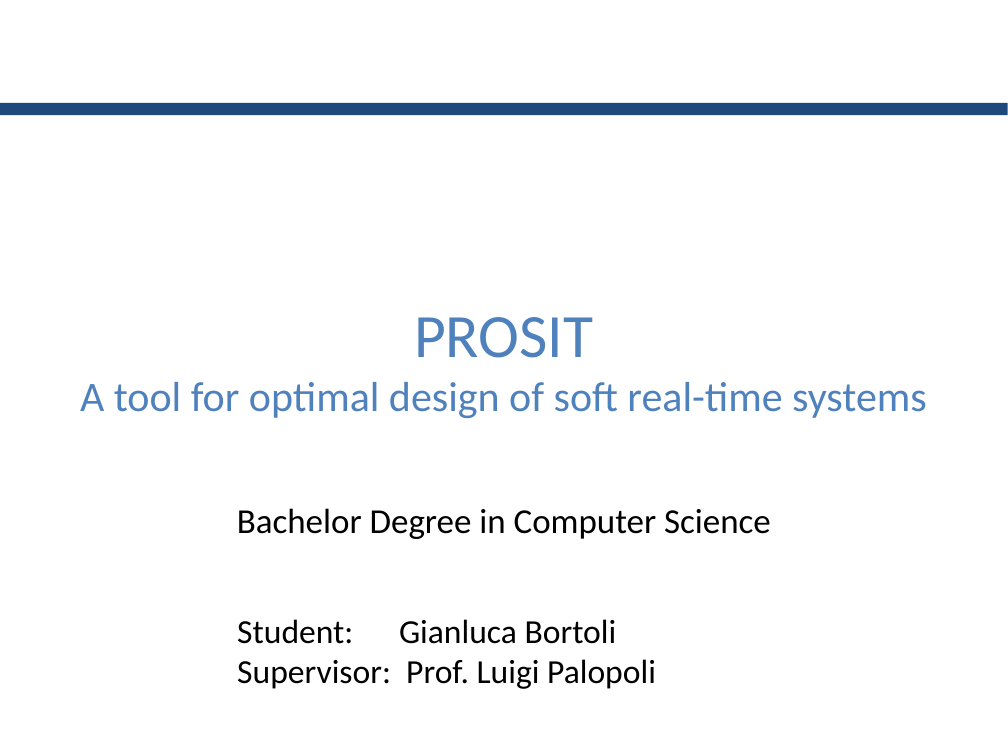
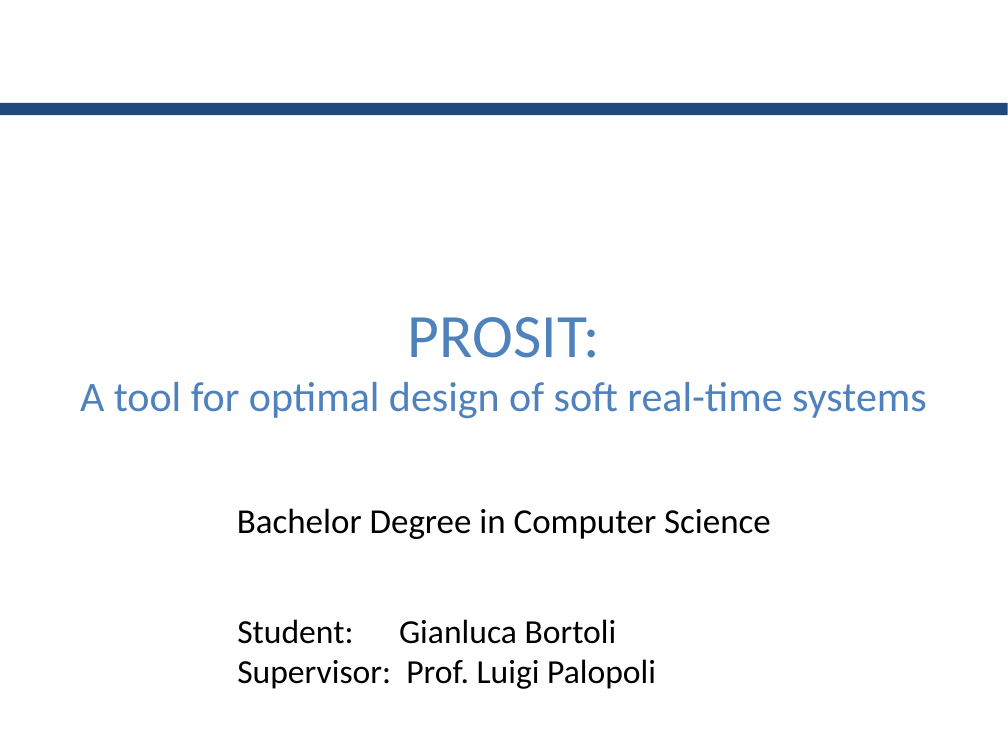
Before and after one commit to GianlucaBortoli/bachelorThesis, a slide deck: slide 1 of slides/slides.pptx. Drawn at 1008x756 pixels with LibreOffice and Linux fonts; fonts in the diff are those of the drawing; background and template pictures are left out. Boxes give left, top, right and bottom in pixels: in the first picture for what was removed or moved away, otherwise in the second. Text is boxed around its words. In the diff, an @@ line names an element or a change of style, - is before the commit and + after.

Commit message:
fix some text

```diff
--- a/slides/slides.pptx
+++ b/slides/slides.pptx
@@ text at [408, 317, 600, 358]: text changed @@
-PROSIT
+PROSIT:
```
Also in this commit, not shown: 10 other slides changed.
